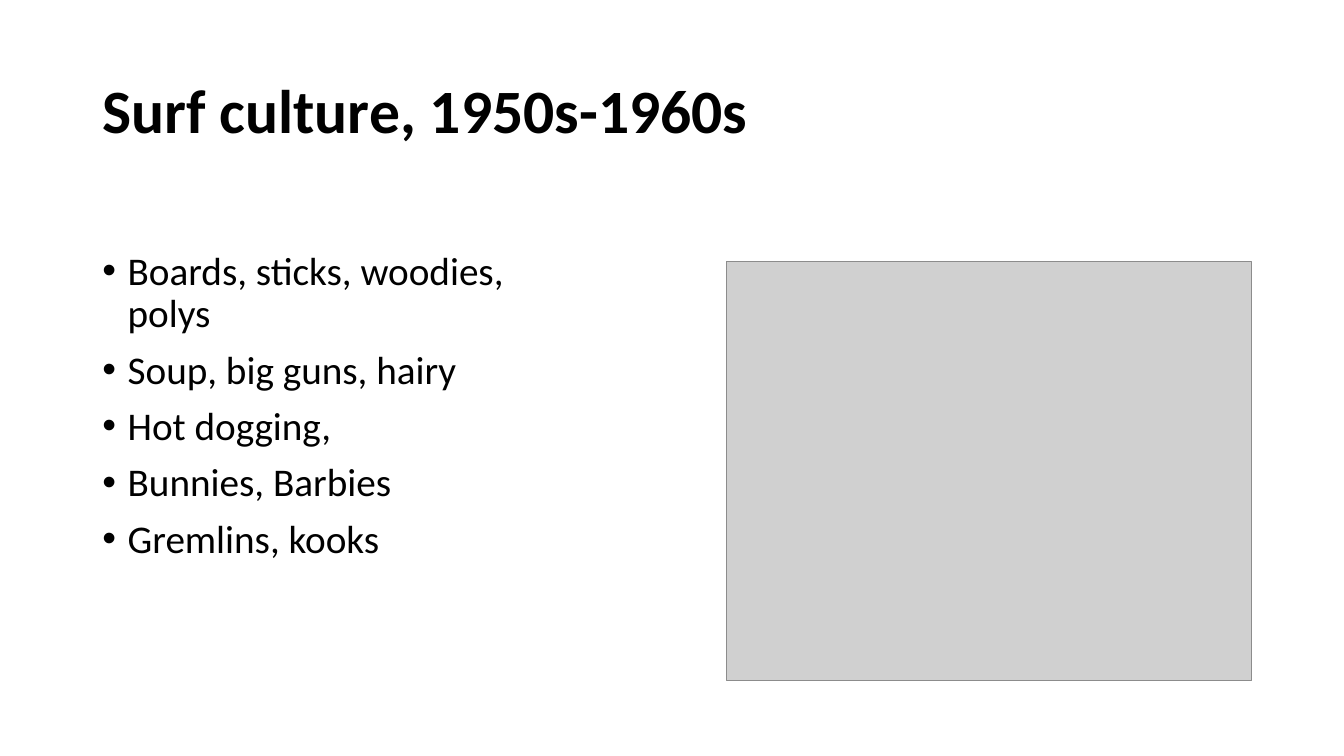
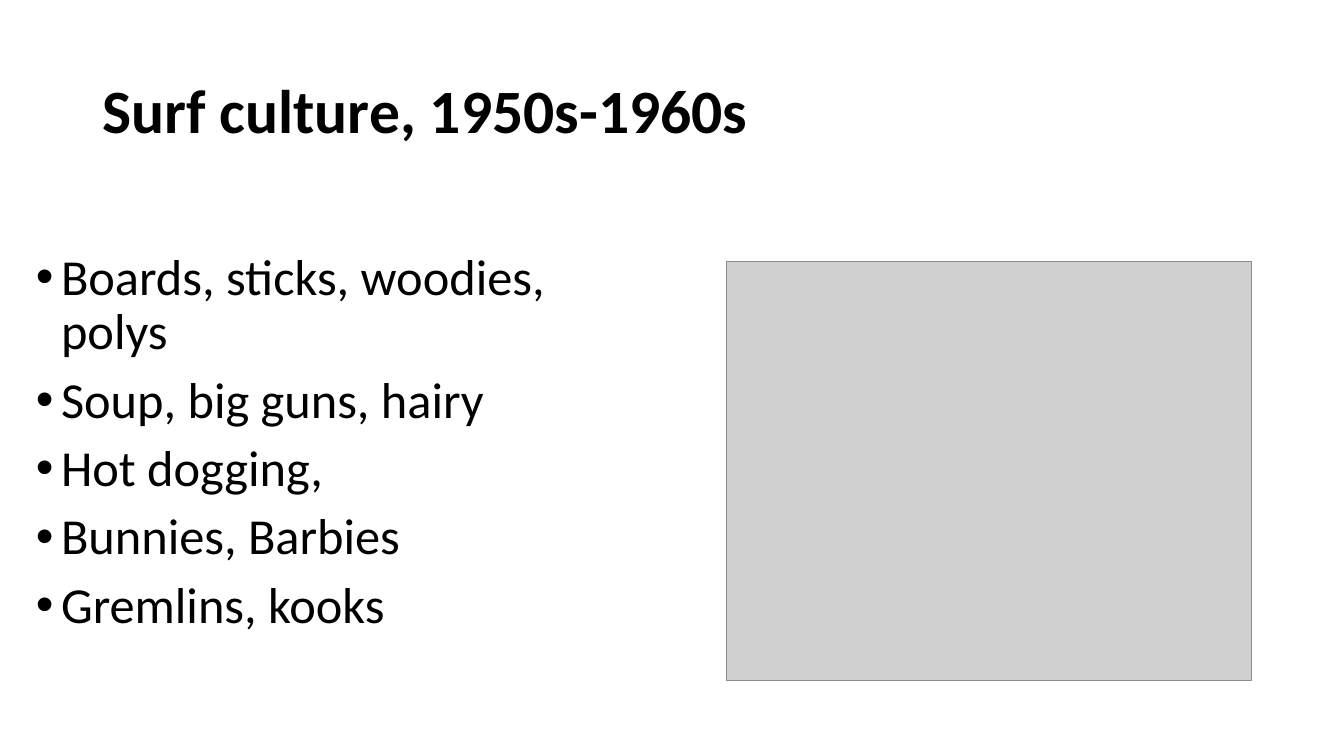
Before and after one commit to mrbaker1917/website, a slide deck: slide 4 of ASMU432/ppts/Beach Boys, Surf Music, and Hot.pptx. Drawn at 1344x756 pixels with LibreOffice and Linux fonts; fonts in the diff are those of the drawing; grey boxes stand for pictures; background and template pictures are left out. Boxes give left, top, right and bottom in pixels: in the first picture for what was removed or moved away, otherwise in the second. Text is boxed around its words. In the diff, an @@ line names an element or a change of style, - is before the commit and + after.

```diff
--- a/ASMU432/ppts/Beach Boys, Surf Music, and Hot.pptx
+++ b/ASMU432/ppts/Beach Boys, Surf Music, and Hot.pptx
@@ text "Boards, sticks, woodies, polys": place and size @@
-text "Boards, sticks, woodies, polys" at (128, 257, 504, 558)
+text "Boards, sticks, woodies, polys" at (61, 260, 545, 630)
@@ text "Boards, sticks, woodies, polys" at (61, 260, 545, 630): size 28 to 36 pt @@
```
Also in this commit, not shown: 5 other slides changed, 2 slides added, 30 other files.
